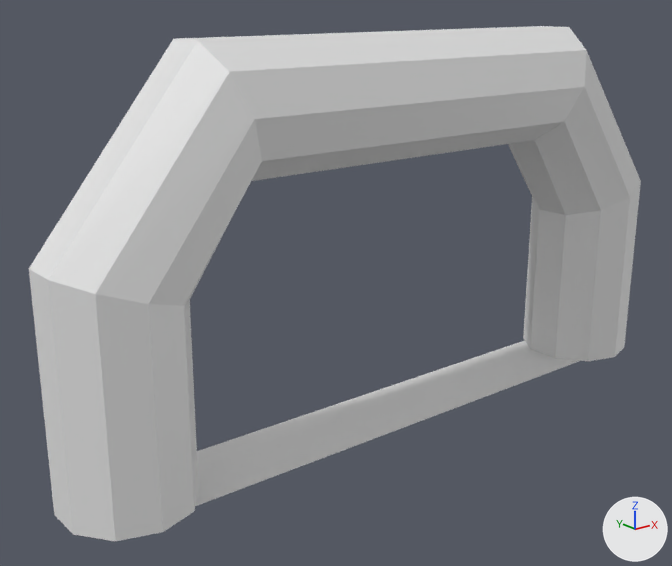
An edit to the OBJ model src/resources/objectModels/finishLine.obj, drawn before and after from the same camera.
One viewpoint serves both versions: a 50 mm lens placed at (-9.91, -10.86, 6.82), pointed at (-0.9, 0.4, 2.32). Lighting does not change. The marker at lower right points along +X, +Y and +Z. Where no turn or scale is listed for an object, it has been applied to the vertices.

Script lines for the objects in view, before the commit:
```python
me_cylinder = bpy.data.meshes.new('Cylinder')
me_cylinder.from_pydata(...)  # 74 vertices, 138 faces; spans x -5.91..5.91, y -1.0..1.0, z 0.0..6.23
ob_cylinder = bpy.data.objects.new('Cylinder', me_cylinder)
ob_cylinder.location = (0.0, 0.0, 0.0)
```
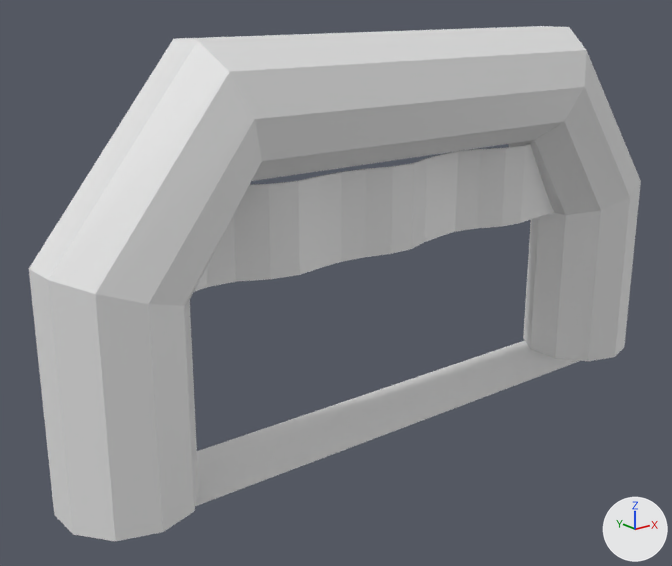
The newer file is also rescaled (x0.161) as a whole; pictures and numbers use the older file's frame.

Where the change shows, as pixel boxes [x1, y1, x2, y2] in the pictures (672 x 566 px):
part 1 of me_cylinder, added: after [194, 144, 555, 292]

The change, as a diff of the scene's bpy script:
```diff
--- a/src/resources/objectModels/finishLine.obj.py
+++ b/src/resources/objectModels/finishLine.obj.py
@@ me_cylinder @@
 # used by ob_cylinder; location = (0.0, 0.0, 0.0)
-me_cylinder.from_pydata(...)  # 74 vertices, 138 faces; spans x -5.91..5.91, y -1.0..1.0, z 0.0..6.23
+me_cylinder.from_pydata(...)  # 166 vertices, 318 faces; spans x -5.91..5.91, y -1.0..1.0, z 0.0..6.23
+# me_cylinder part 1: a new loose piece of 92 vertices spanning x -4.88..5.12, y -0.3..0.13, z 2.86..4.25
```
